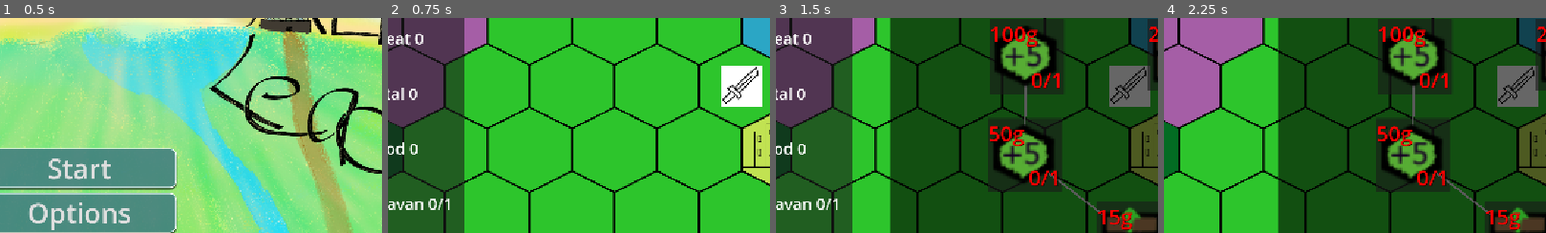
Above: before the commit, frames 1-4 (left to right).
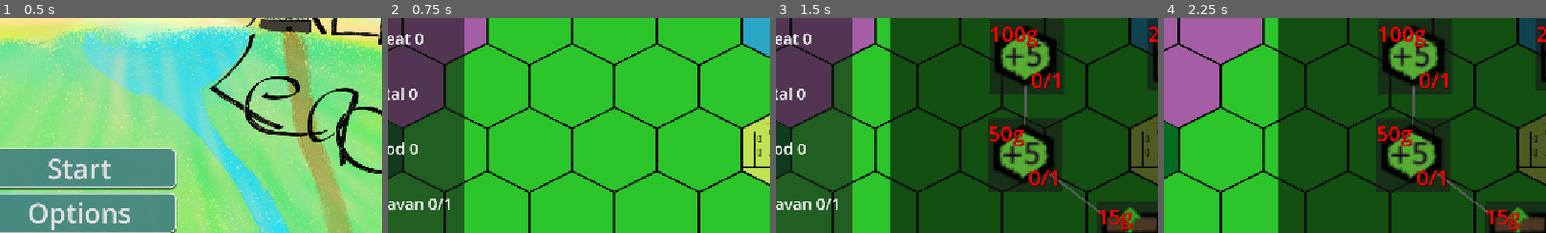
Above: after the commit, the same moments.

Repository: Group05Games/GMTK-Game-Jam-2025
Game: Godot game, scene res://Scenes/main_menu.tscn
Same seed, same stepped clock (60 frames per second), same inputs: the game is played once before the commit and once after it. The engine's default icon, where the game draws it, is replaced by a stand-in: a white triangle on a blue panel in a dark square.
Inputs:
- Up to frame 1 (0.5 s): no input
- Up to frame 2 (0.75 s): click "Start" at 0.5 s
- Up to frame 3 (1.5 s): click "Upgrades" at 1.25 s
- Up to frame 4 (2.25 s): click "Stats" at 2 s
The pictures show only the part of the screen within x 4-54%, y 29-79%; the shares and areas given below are measured in that part.

Frame 1 is identical in both runs. In frame 2, 2.1% of the frame differs, in the area x 87-98%, y 22-42%; in frame 3, 2.1%; in frame 4, 2.1%.

Commit message:
comment out testing code

Diff:
--- a/new-game-project/Script/Tile_Interaction_Controller.gd
+++ b/new-game-project/Script/Tile_Interaction_Controller.gd
@@ -8,17 +8,17 @@
 
 # Called when the node enters the scene tree for the first time.
 func _ready() -> void:
-	var result = map.local_to_cube(Vector2(0.0, -64.0))
-	var tile = map.get_cell_source_id(map.cube_to_map(result))
-	var tile_def = GlobalSettings.TileDictionary[str(tile)]
-
-	var tile_info = {
-		"tile_id": tile,
-		"tile_type": tile_def.Name,
-		"tile_def": tile_def
-	}
-
-	EventManager.request_tile_event_for_cube(map, result, tile_info, self)
+	#var result = map.local_to_cube(Vector2(0.0, -64.0))
+	#var tile = map.get_cell_source_id(map.cube_to_map(result))
+	#var tile_def = GlobalSettings.TileDictionary[str(tile)]
+	#
+	#var tile_info = {
+		#"tile_id": tile,
+		#"tile_type": tile_def.Name,
+		#"tile_def": tile_def
+	#}
+	#
+	#EventManager.request_tile_event_for_cube(map, result, tile_info, self)
 	caravan_holder.position = map.cube_to_local(Vector3(0,0,0))
 
 func _physics_process(delta: float) -> void:
